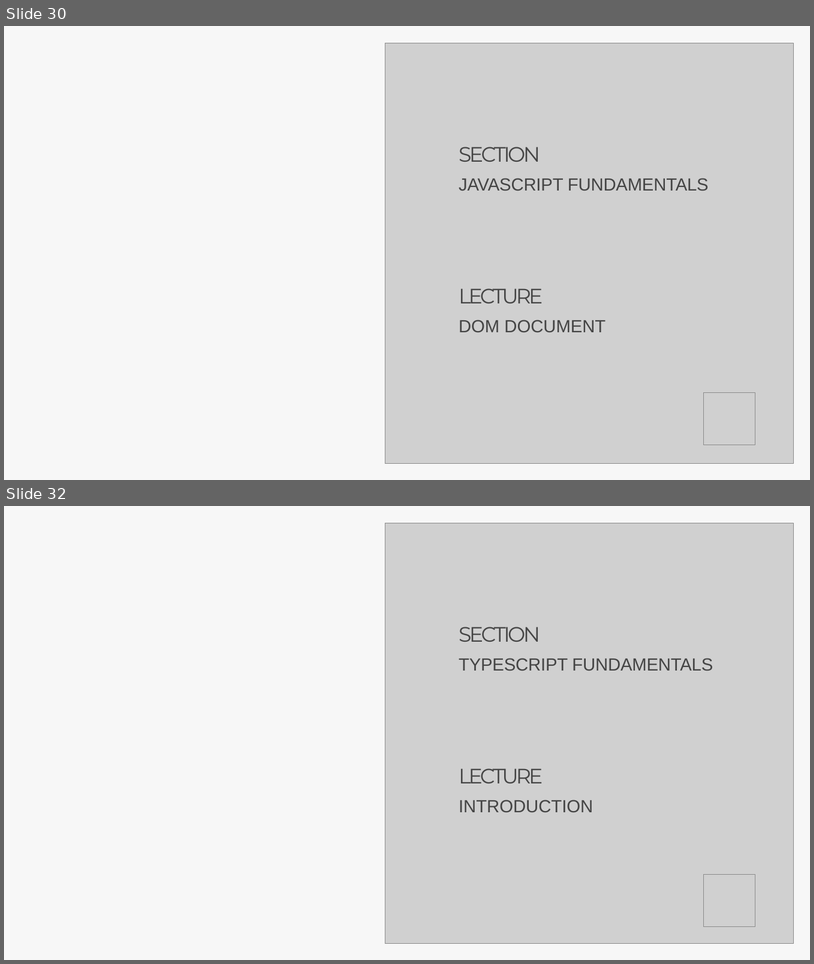
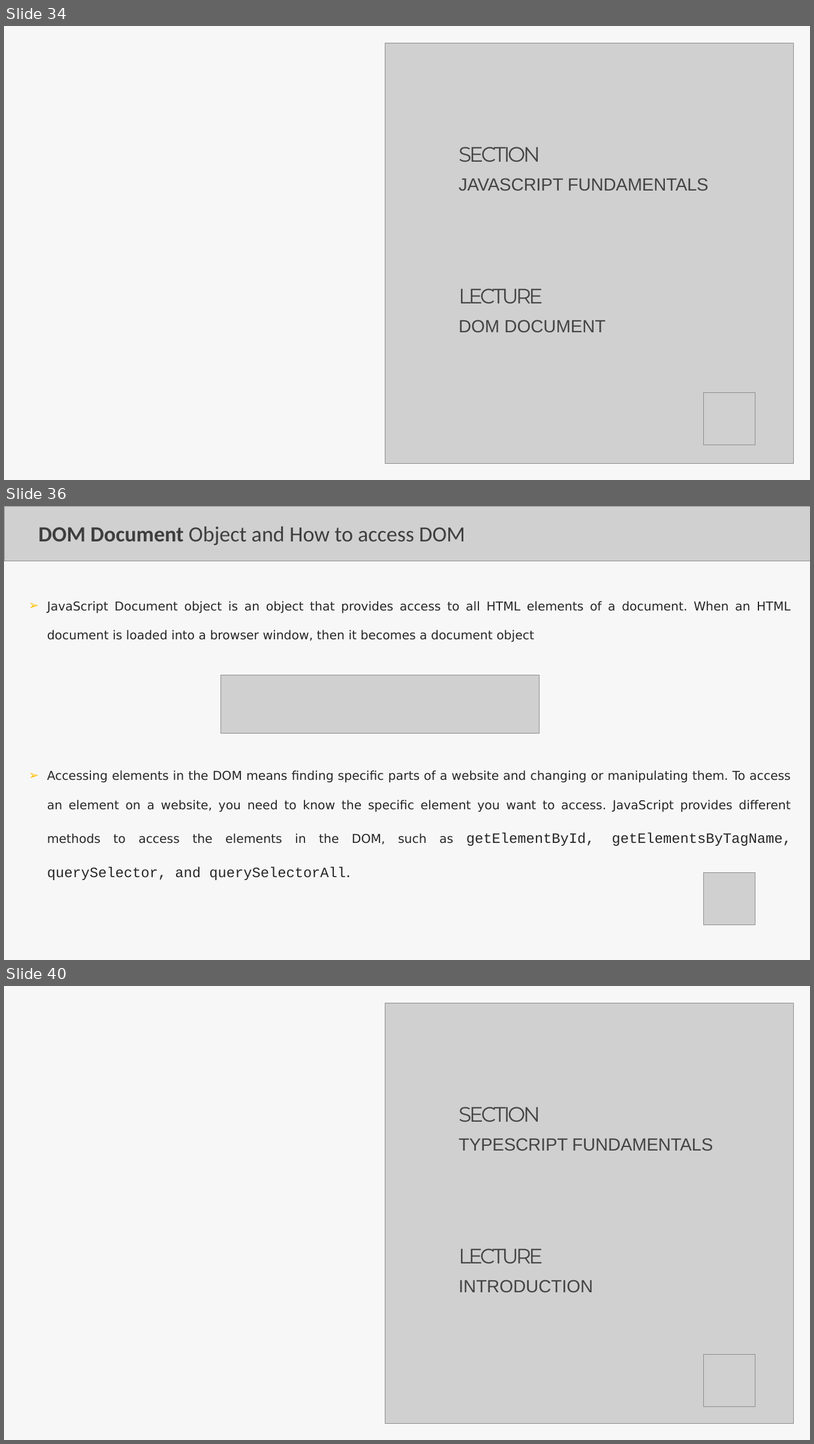
Before and after one commit to Aravindanchellam/UI-UX-Resources, a slide deck: Lecture_JS_TS.pptx. Shown one above the other, each under a label of ours: slides 30 and 32 before the commit, slides 34, 36 and 40 after it; the slides between them are not shown. The pictures are 814x964 and 814x1444 pixels, drawn with LibreOffice and Linux fonts; fonts in the diff are those of the drawing; grey boxes stand for pictures. Boxes give left, top, right and bottom in pixels: in the first picture for what was removed or moved away, otherwise in the second. Text is boxed around its words. In the diff, an @@ line names an element or a change of style, - is before the commit and + after.

```diff
--- a/Lecture_JS_TS.pptx
+++ b/Lecture_JS_TS.pptx
@@ slide 36 added at <box>4,506,810,960</box>, background #FFFFFF; not listed: 1 template element that a slide beside it also shows @@
@@ picture added at <box>4,506,810,561</box> @@
@@ title added at <box>38,526,465,545</box>, 42.5 pt, text #3E3E3E @@
+DOM Document Object and How to access DOM
@@ text added at <box>47,601,791,642</box>, 24 pt, text #262626 @@
+  ➢ JavaScript Document object is an object that provides access to all HTML elements of a document. When an HTML document is loaded into a browser window, then it becomes a document object
@@ picture added at <box>221,675,539,733</box> @@
@@ text added at <box>47,770,792,846</box>, 24 pt, text #262626 @@
+  ➢ Accessing elements in the DOM means finding specific parts of a website and changing or manipulating them. To access an element on a website, you need to know the specific element you want to access. JavaScript provides different methods to access the elements in the DOM, such as getElementById, getElementsByTagName, querySelector, and querySelectorAll.
@@ picture added at <box>704,873,756,924</box> @@
@@ what was slide 30 is now slide 34 @@
@@ what was slide 32 is now slide 40 @@
```
Also in this commit, not shown: 5 slides changed, 16 other slides added, 1 slide removed, 1 other file.
